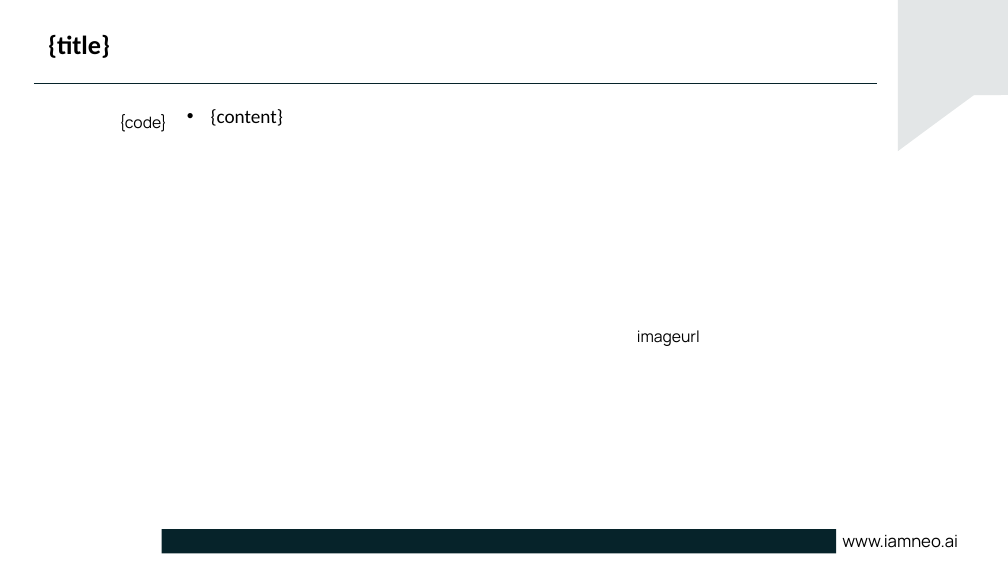
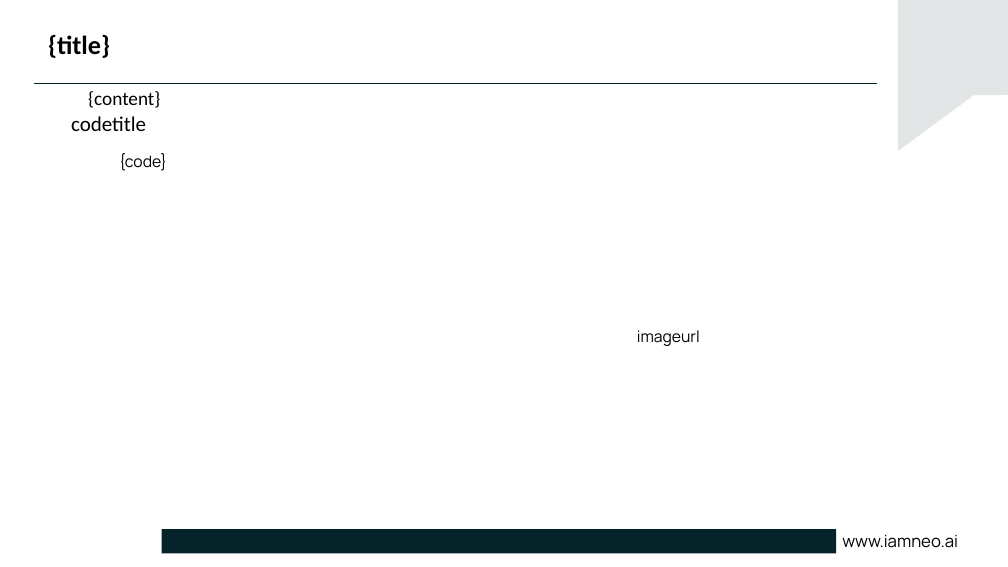
Before and after one commit to DivakarSathees/PptxGenerator-python, a slide deck: slide 3 of template_iamneo.pptx. Drawn at 1008x567 pixels with LibreOffice and Linux fonts; fonts in the diff are those of the drawing; background and template pictures are left out. Boxes give left, top, right and bottom in pixels: in the first picture for what was removed or moved away, otherwise in the second. Text is boxed around its words. In the diff, an @@ line names an element or a change of style, - is before the commit and + after.

Commit message:
ppt alignment

```diff
--- a/template_iamneo.pptx
+++ b/template_iamneo.pptx
@@ text "{content}": place and size @@
-text "{content}" at [211, 109, 283, 126]
+text "{content}" at [88, 91, 160, 108]
@@ text "{content}" at [88, 91, 160, 108]: alignment left to justified; bullet • to none @@
@@ text added at [71, 116, 146, 131], 24 pt, text #000000 @@
+codetitle
@@ text "{code}": place and size @@
-text "{code}" at [119, 114, 167, 132]
+text "{code}" at [119, 153, 167, 171]
```
Also in this commit, not shown: 1 other slide changed, 2 other files.
